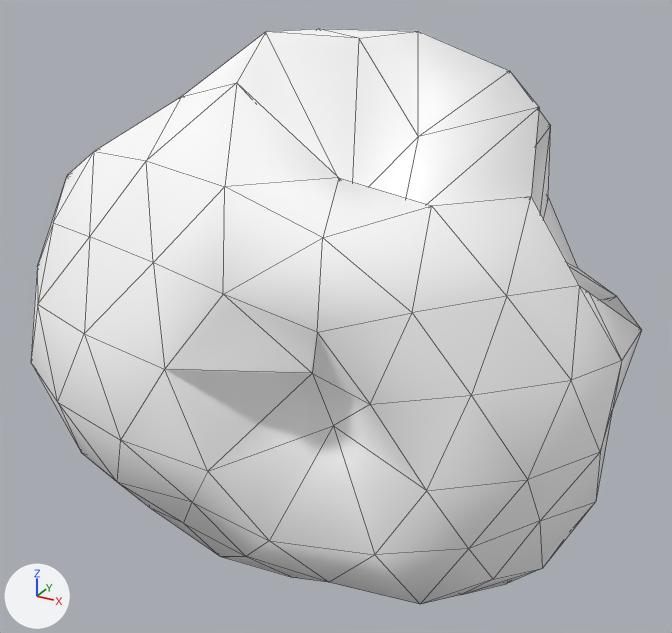
An edit to the glTF model assets/asteroids/asteroid_sml_16.glb, drawn before and after from the same camera.
One viewpoint serves both versions: a camera (50 mm lens) standing at (0.985, -1.895, 1.027) and looking at (-0.055, -0.005, 0.082). The axes (+X, +Y, +Z) are drawn at lower left. The lights are the same throughout. The older version comes first. Mesh edges are drawn as thin lines. Vertices at exactly the same position are counted once.

Objects in the first picture: 'asteroid_sml_16'.
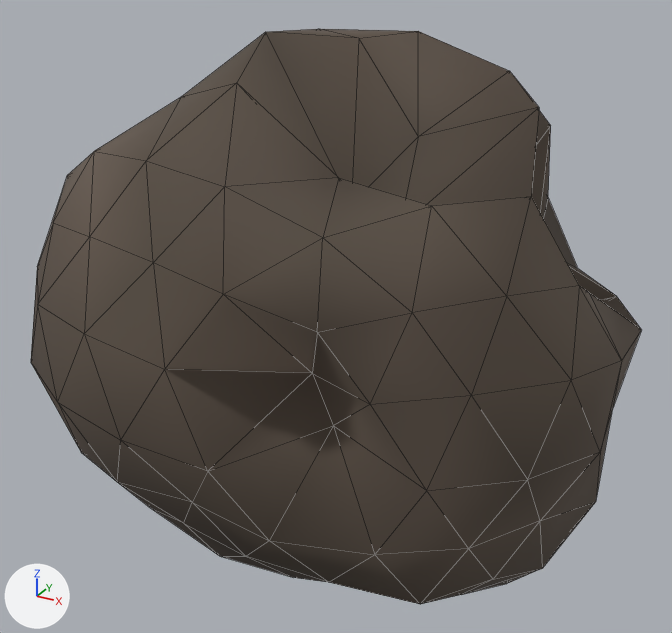
Boxes [x1, y1, x2, y2] around the edits, measured in the pictures (672 x 633 px):
'asteroid_sml_16', recoloured (darker): [31, 29, 641, 604] in both

Edits to the bpy script that builds the scene:
```text
Change mat_rock_asteroid_sml_16:
    where n0 = _N.new('ShaderNodeBsdfPrincipled'); n0.name = 'Principled BSDF'
    remove n0.inputs[0].default_value = (1.0, 1.0, 1.0, 1.0)  # 'Base Color', white #ffffff
    n0.inputs[1].default_value: 0.0381 -> 0.0304  # 'Metallic'
    n0.inputs[2].default_value: 0.924 -> 0.863  # 'Roughness'
    add n2 = _N.new('ShaderNodeVertexColor'); n2.name = 'Color Attribute'
    add _L.new(n2.outputs[0], n0.inputs[0])  # 'Color' to 'Base Color'
Change me_icosphere:
    where me_icosphere.from_pydata(...)  # 162 vertices, 320 faces; spans x -0.799..0.669, y -0.635..0.594, z -0.658..0.779
    used by ob_asteroid_sml_16; location = (0.0, 0.0, 0.0)
    me_icosphere part 1: vertex colours changed
```
